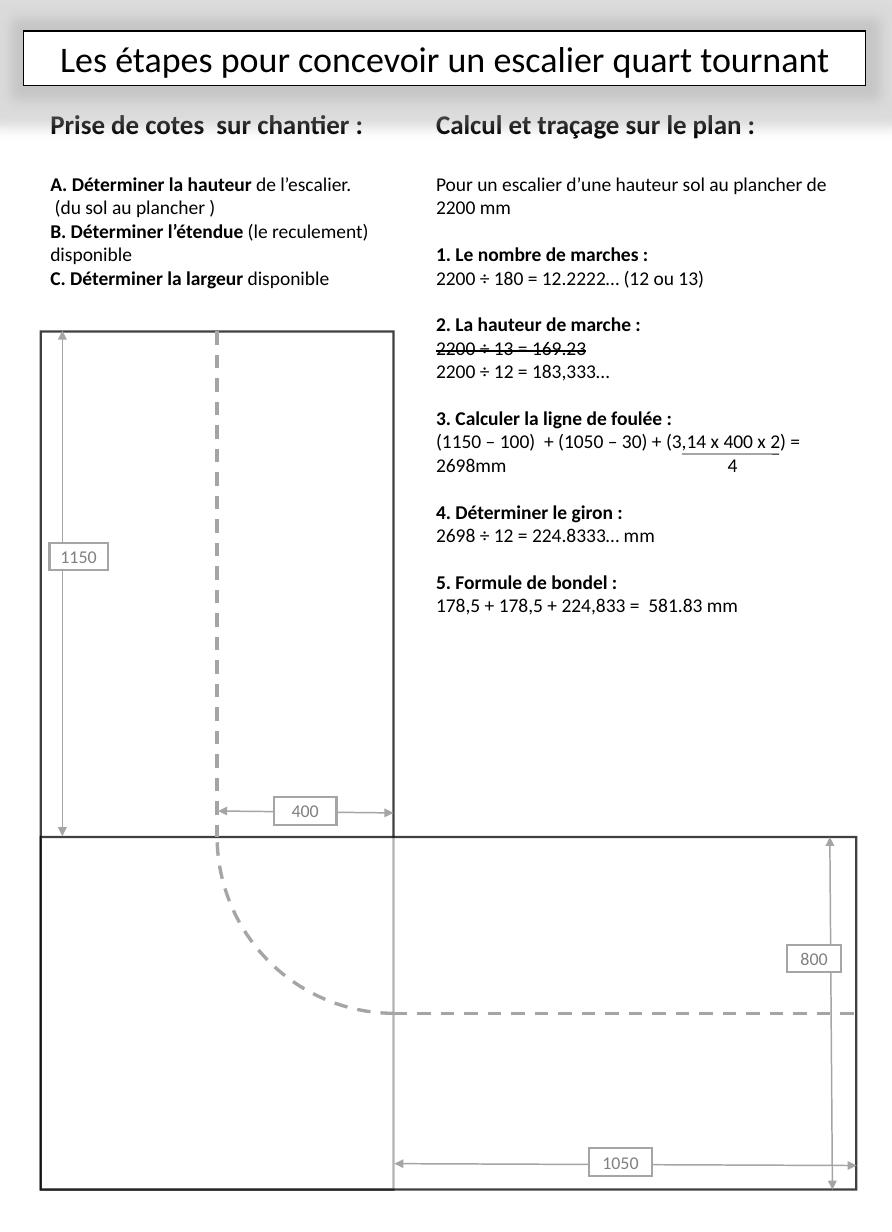
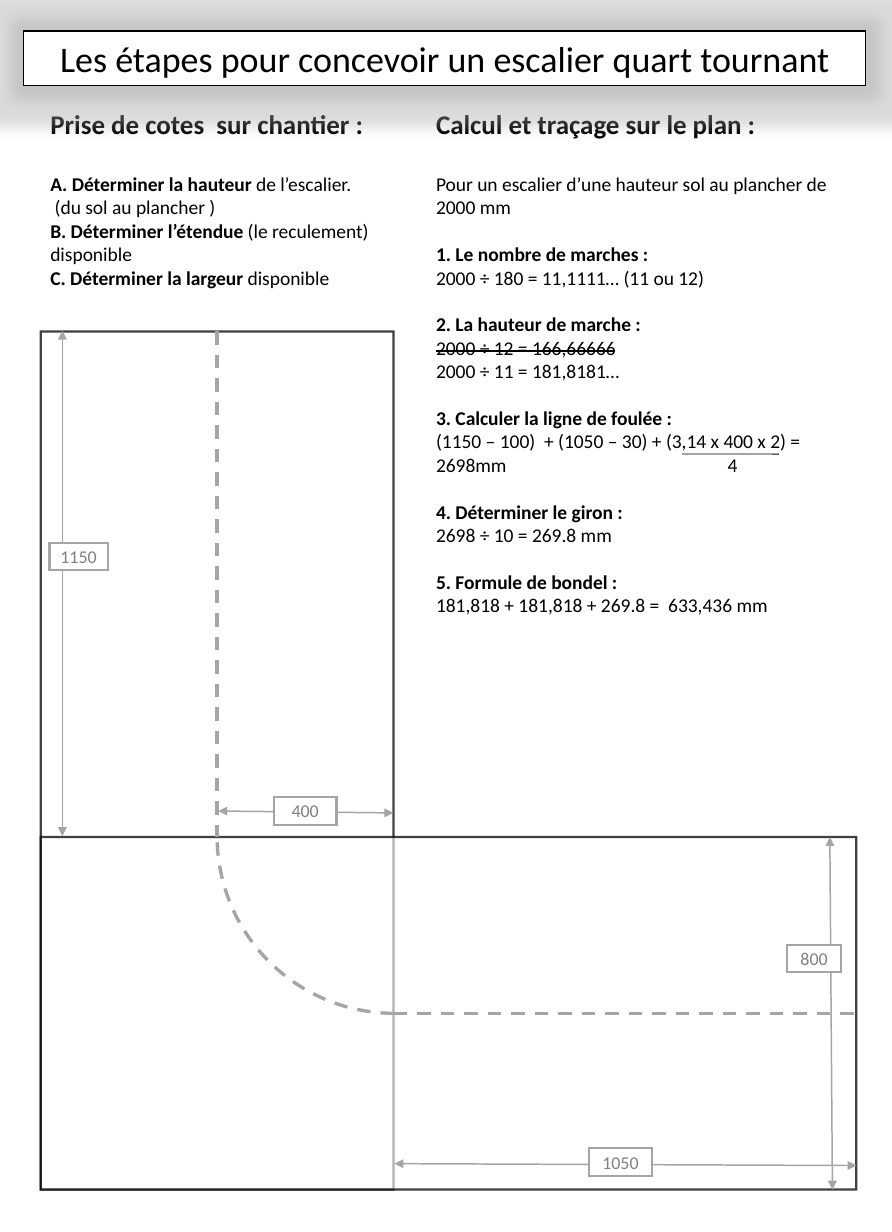
Before and after one commit to kduchevreuil/Cours-Menuiserie, a slide deck: slide 9 of Les escaliers.pptx. Drawn at 892x1232 pixels with LibreOffice and Linux fonts; fonts in the diff are those of the drawing. Boxes give left, top, right and bottom in pixels: in the first picture for what was removed or moved away, otherwise in the second. Text is boxed around its words. In the diff, an @@ line names an element or a change of style, - is before the commit and + after.

```diff
--- a/Les escaliers.pptx
+++ b/Les escaliers.pptx
@@ text at box(436, 177, 827, 214): text changed @@
-Pour un escalier d’une hauteur sol au plancher de 2200 mm
+Pour un escalier d’une hauteur sol au plancher de 2000 mm
@@ text at box(436, 271, 704, 288): text changed @@
-2200 ÷ 180 = 12.2222… (12 ou 13)
+2000 ÷ 180 = 11,1111… (11 ou 12)
@@ text at box(436, 342, 619, 381): text changed @@
-2200 ÷ 13 = 169.23
-2200 ÷ 12 = 183,333…
+2000 ÷ 12 = 166,66666
+2000 ÷ 11 = 181,8181…
@@ text at box(436, 528, 612, 542): text changed @@
-2698 ÷ 12 = 224.8333… mm
+2698 ÷ 10 = 269.8 mm
@@ text at box(436, 598, 768, 615): text changed @@
-178,5 + 178,5 + 224,833 = 581.83 mm
+181,818 + 181,818 + 269.8 = 633,436 mm
```
Also in this commit, not shown: 1 other slide changed.
